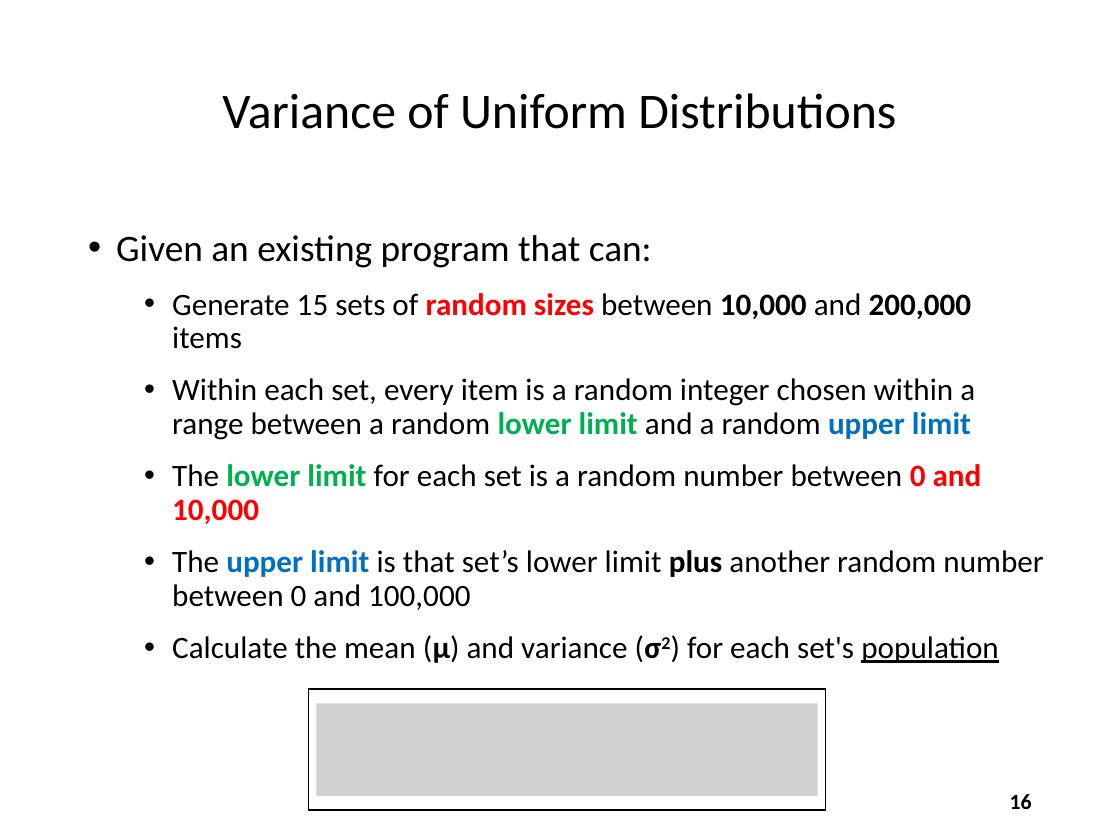
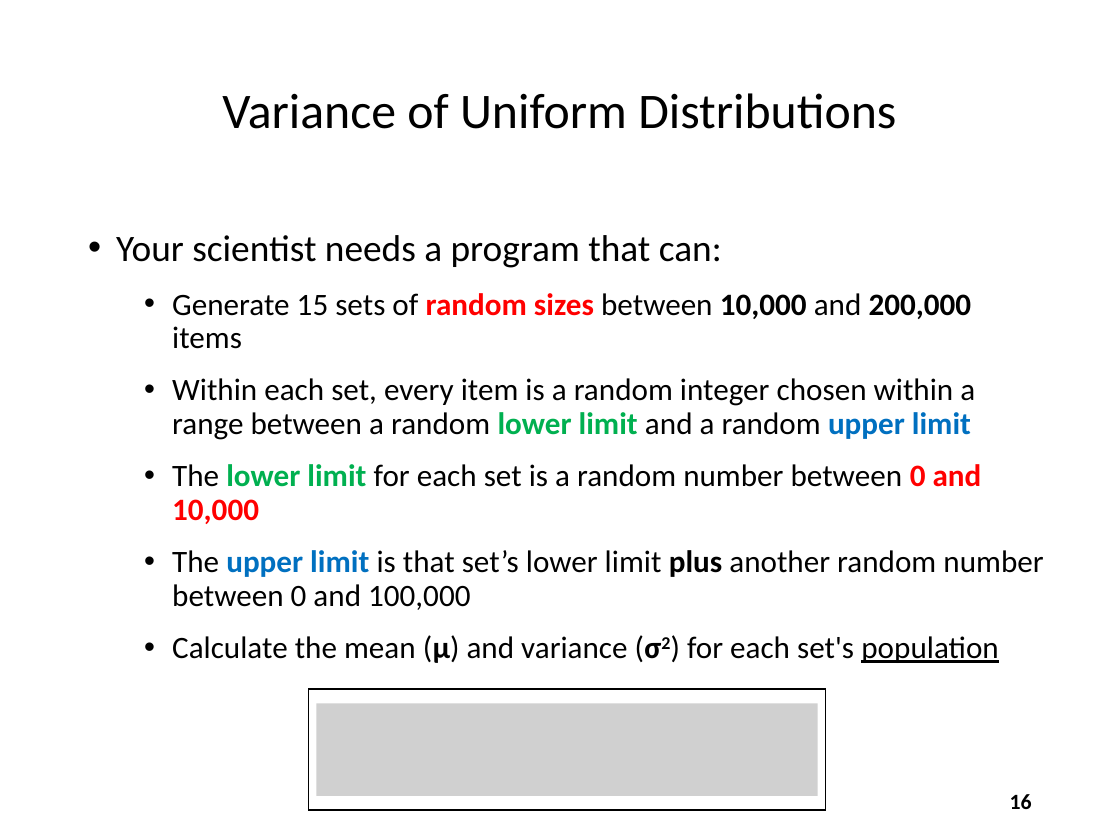
Before and after one commit to dbiersach/scicomp101, a slide deck: slide 16 of Session 07 - Probability and Statistics/Session 07 - Probability and Statistics.pptx. Drawn at 1120x840 pixels with LibreOffice and Linux fonts; fonts in the diff are those of the drawing; grey boxes stand for pictures. Boxes give left, top, right and bottom in pixels: in the first picture for what was removed or moved away, otherwise in the second. Text is boxed around its words. In the diff, an @@ line names an element or a change of style, - is before the commit and + after.

```diff
--- a/Session 07 - Probability and Statistics/Session 07 - Probability and Statistics.pptx
+++ b/Session 07 - Probability and Statistics/Session 07 - Probability and Statistics.pptx
@@ text at (x1=116, y1=235, x2=722, y2=268): text changed @@
-• Given an existing program that can:
+• Your scientist needs a program that can:
```
Also in this commit, not shown: 9 other slides changed, 1 slide added, 7 other files.
